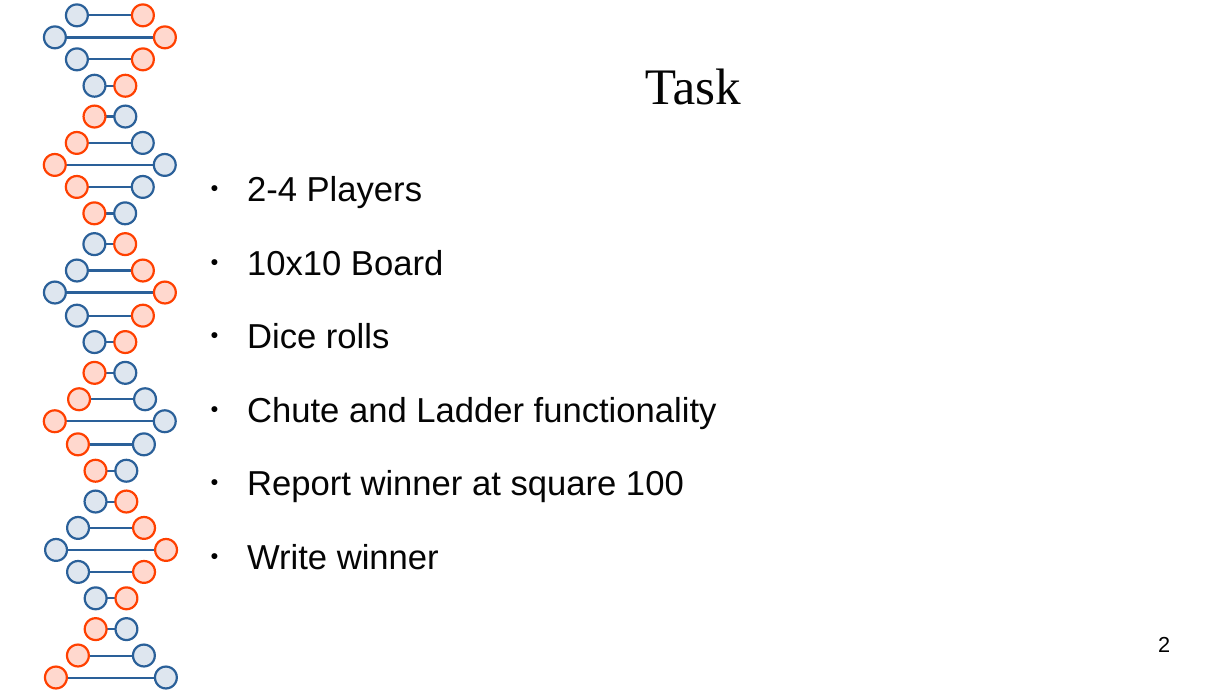
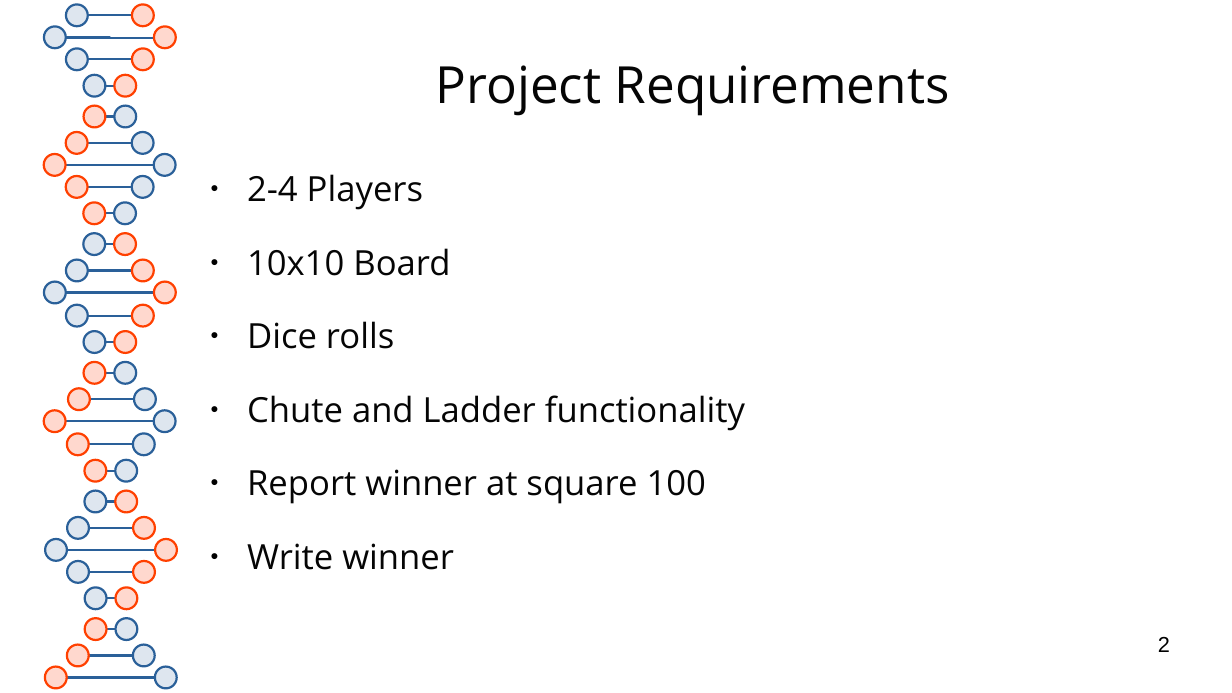
Before and after one commit to RedOctober117/ChutesAndLadders, a slide deck: slide 2 of documentation/presentation.pptx. Drawn at 1232x693 pixels with LibreOffice and Linux fonts; fonts in the diff are those of the drawing. Boxes give left, top, right and bottom in pixels: in the first picture for what was removed or moved away, otherwise in the second. Text is boxed around its words. In the diff, an @@ line names an element or a change of style, - is before the commit and + after.

Commit message:
New slides for DiceAnalogue

```diff
--- a/documentation/presentation.pptx
+++ b/documentation/presentation.pptx
@@ title at bbox=[436, 65, 950, 116]: text changed; font Times New Roman to Open Sans @@
-Task
+Project Requirements
@@ text "2-4 Players" at bbox=[247, 174, 745, 570]: font Arial to Open Sans @@
```
Also in this commit, not shown: 6 other slides changed, 2 slides added, 3 other files.
